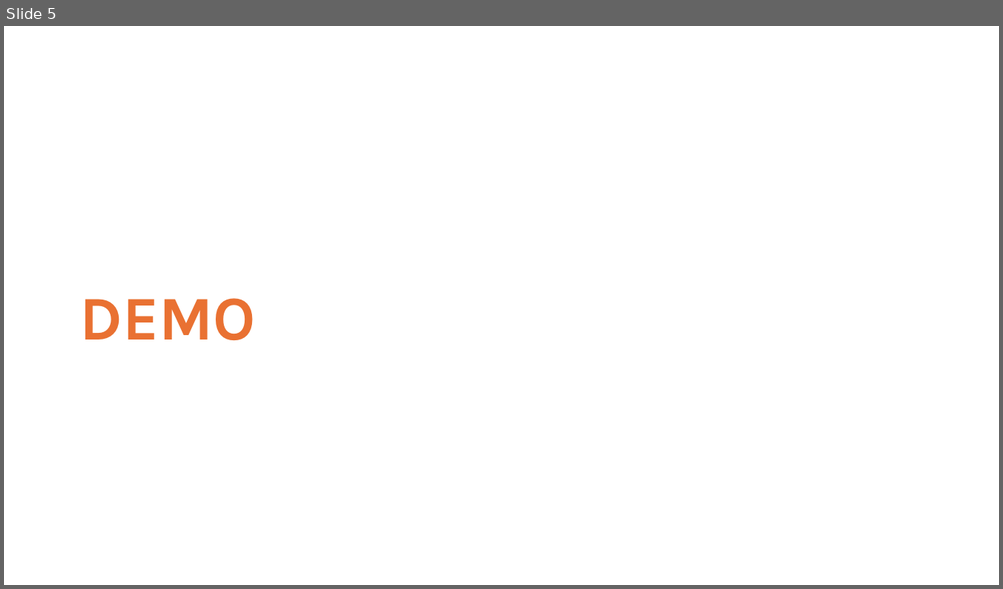
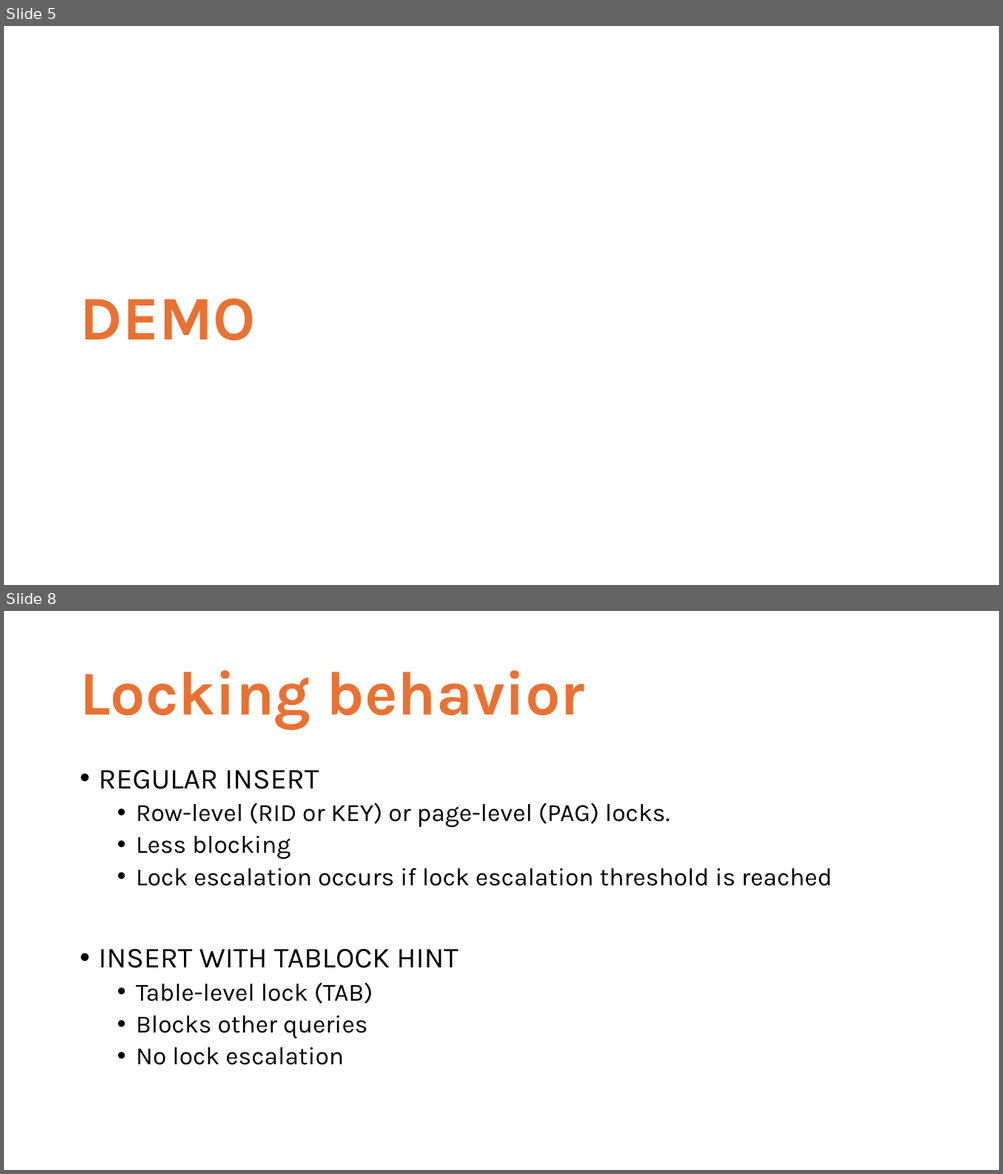
Before and after one commit to haripriyasb/TABLOCK, a slide deck: Load Data Faster.pptx. Shown one above the other, each under a label of ours: slide 5 before the commit, slides 5 and 8 after it; the slides between them are not shown. The pictures are 1003x589 and 1003x1174 pixels, drawn with LibreOffice and Linux fonts; fonts in the diff are those of the drawing. Boxes give left, top, right and bottom in pixels: in the first picture for what was removed or moved away, otherwise in the second. Text is boxed around its words. In the diff, an @@ line names an element or a change of style, - is before the commit and + after.

```diff
--- a/Load Data Faster.pptx
+++ b/Load Data Faster.pptx
@@ slide 8 added at [4,611,999,1170], background #FFFFFF @@
@@ title added at [79,670,585,729], 60 pt, text #E97132, bold @@
+Locking behavior
@@ text added at [99,770,832,1065], 24 pt, text #000000 @@
+• REGULAR INSERT
+  • Row-level (RID or KEY) or page-level (PAG) locks.
+  • Less blocking
+  • Lock escalation occurs if lock escalation threshold is reached
+• INSERT WITH TABLOCK HINT
+  • Table-level lock (TAB)
+  • Blocks other queries
+  • No lock escalation
```
Also in this commit, not shown: 7 slides changed, 2 other slides added, 1 slide removed.
